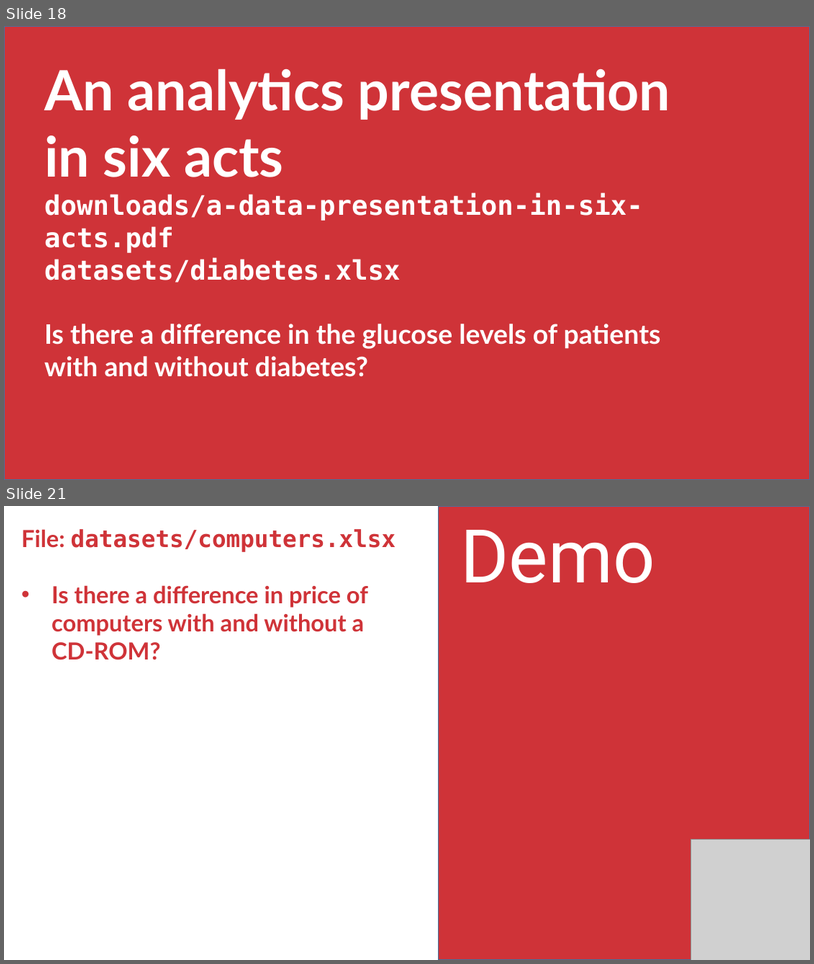
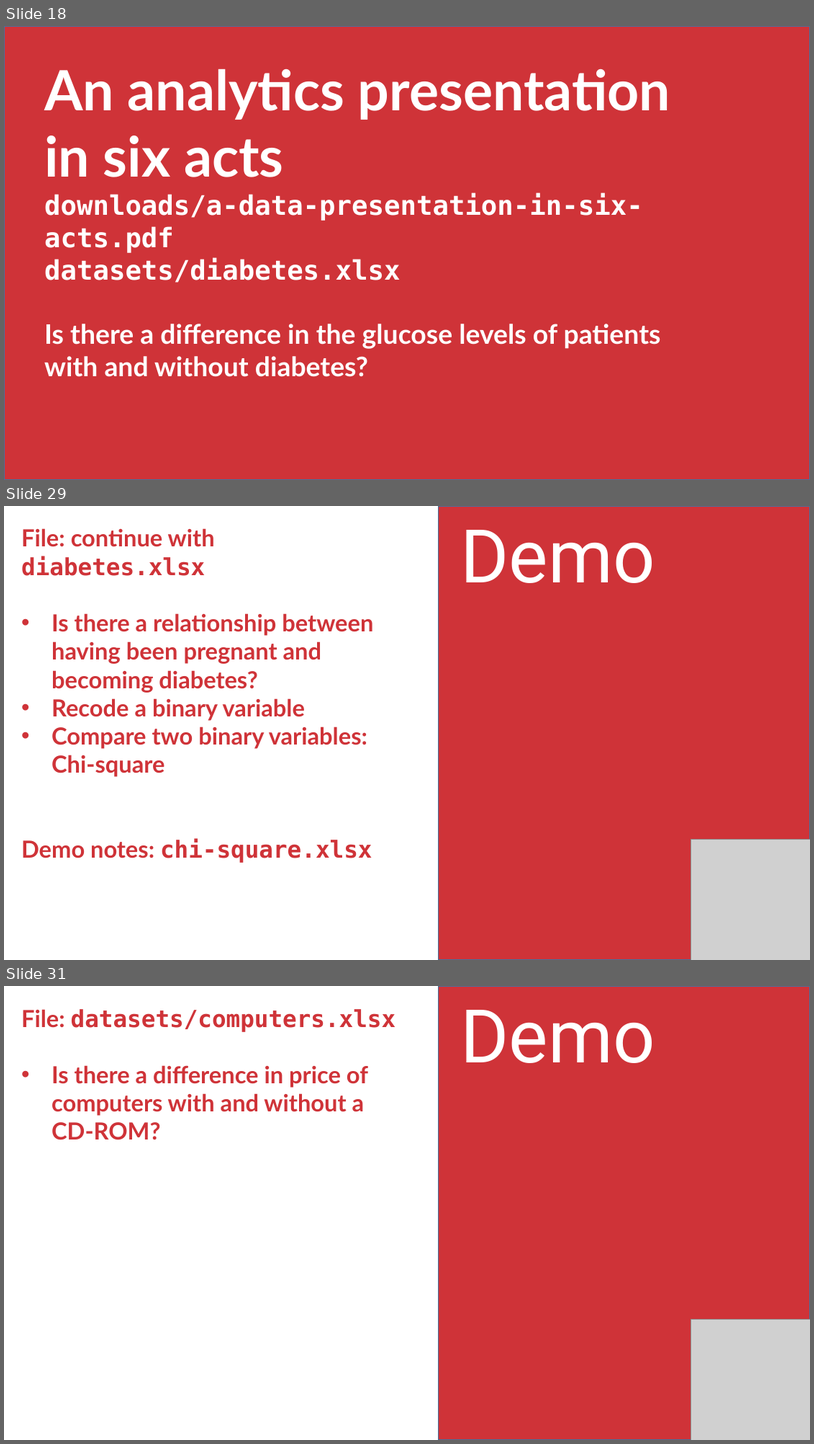
Before and after one commit to stringfestdata/aina-foundations-of-analytics, a slide deck: aina-foundations-of-analytics.pptx. Shown one above the other, each under a label of ours: slides 18 and 21 before the commit, slides 18, 29 and 31 after it; the slides between them are not shown. The pictures are 814x964 and 814x1444 pixels, drawn with LibreOffice and Linux fonts; fonts in the diff are those of the drawing; grey boxes stand for pictures. Boxes give left, top, right and bottom in pixels: in the first picture for what was removed or moved away, otherwise in the second. Text is boxed around its words. In the diff, an @@ line names an element or a change of style, - is before the commit and + after.

```diff
--- a/aina-foundations-of-analytics.pptx
+++ b/aina-foundations-of-analytics.pptx
@@ slide 29 added at (4,506,810,960), background #FFFFFF @@
@@ rectangle added at (439,506,810,960), fill #CF3338, outline #43739E 1 pt @@
@@ text added at (21,528,373,862), 28 pt, text #CF3338, bold @@
+File: continue with diabetes.xlsx
+• Is there a relationship between having been pregnant and becoming diabetes?
+• Recode a binary variable
+• Compare two binary variables: Chi-square
+Demo notes: chi-square.xlsx
@@ text added at (460,530,655,583), 88 pt, text #FFFFFF @@
+Demo
@@ picture added at (691,839,810,960) @@
@@ what was slide 21 is now slide 31 @@
```
Also in this commit, not shown: 4 slides changed, 14 other slides added, 1 slide removed, 13 other files.
